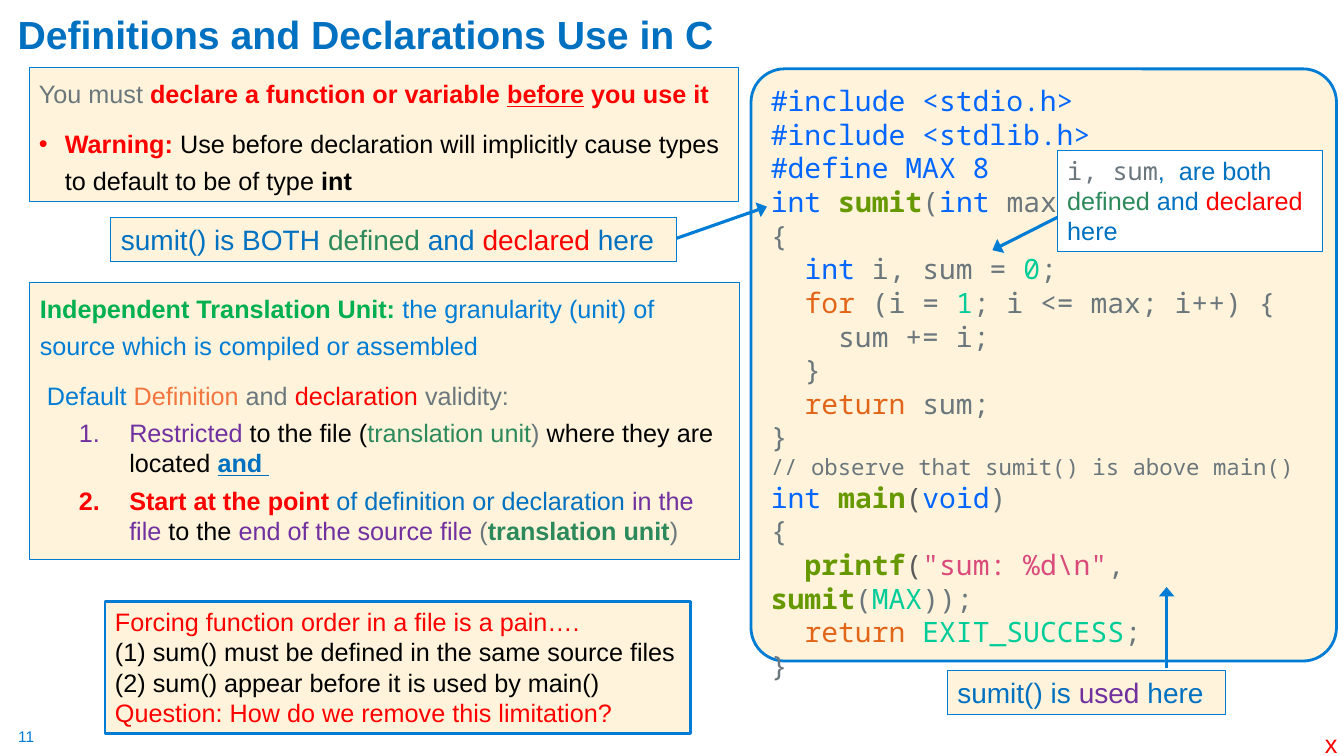
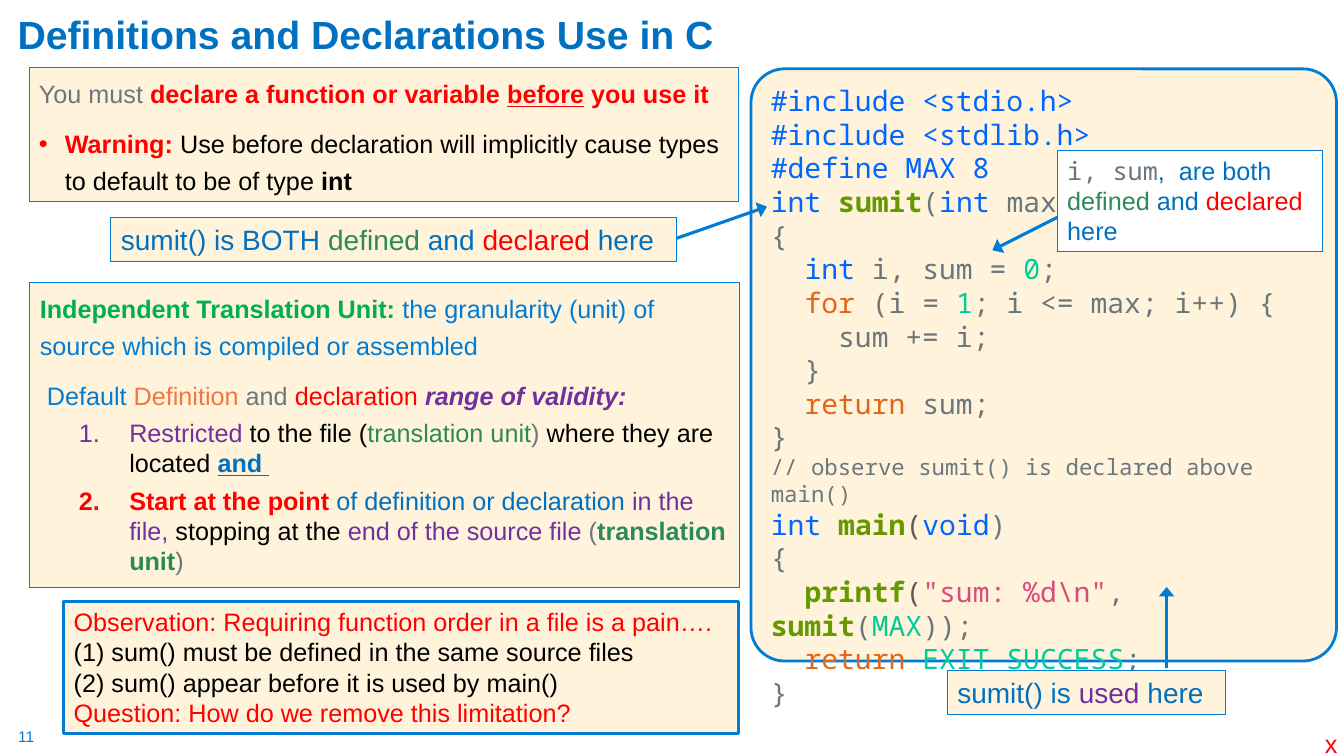
Before and after one commit to cse30-sp24/Muller-Slides, a slide deck: slide 11 of Lecture-4.pptx. Drawn at 1344x756 pixels with LibreOffice and Linux fonts; fonts in the diff are those of the drawing. Boxes give left, top, right and bottom in pixels: in the first picture for what was removed or moved away, otherwise in the second. Text is boxed around its words. In the diff, an @@ line names an element or a change of style, - is before the commit and + after.

```diff
--- a/Lecture-4.pptx
+++ b/Lecture-4.pptx
@@ rectangle "Independent Translation Unit: the granularity ...": place and size @@
-rectangle "Independent Translation Unit: the granularity ..." at (30,282,740,559)
+rectangle "Independent Translation Unit: the granularity ..." at (30,282,740,587)
@@ text in rectangle at (47,386,626,411): text changed; text colour #6B767D to #7030A0 @@
-Default Definition and declaration validity:
+Default Definition and declaration range of validity:
@@ text in rounded rectangle at (771,458,1253,506): text changed @@
-// observe that sumit() is above main()
+// observe sumit() is declared above main()
@@ text in rectangle at (129,491,726,575): text changed @@
-  2. Start at the point of definition or declaration in the file to the end of the source file (translation unit)
+  2. Start at the point of definition or declaration in the file, stopping at the end of the source file (translation unit)
@@ rectangle "Observation: Requiring function order in ...": place and size @@
-rectangle "Observation: Requiring function order in ..." at (105,602,691,734)
+rectangle "Observation: Requiring function order in ..." at (64,602,739,734)
@@ text in rectangle at (74,612,712,637): text changed @@
-Forcing function order in a file is a pain….
+Observation: Requiring function order in a file is a pain….
```
Also in this commit, not shown: 8 other slides changed, 27 slides removed, 1 other file.
